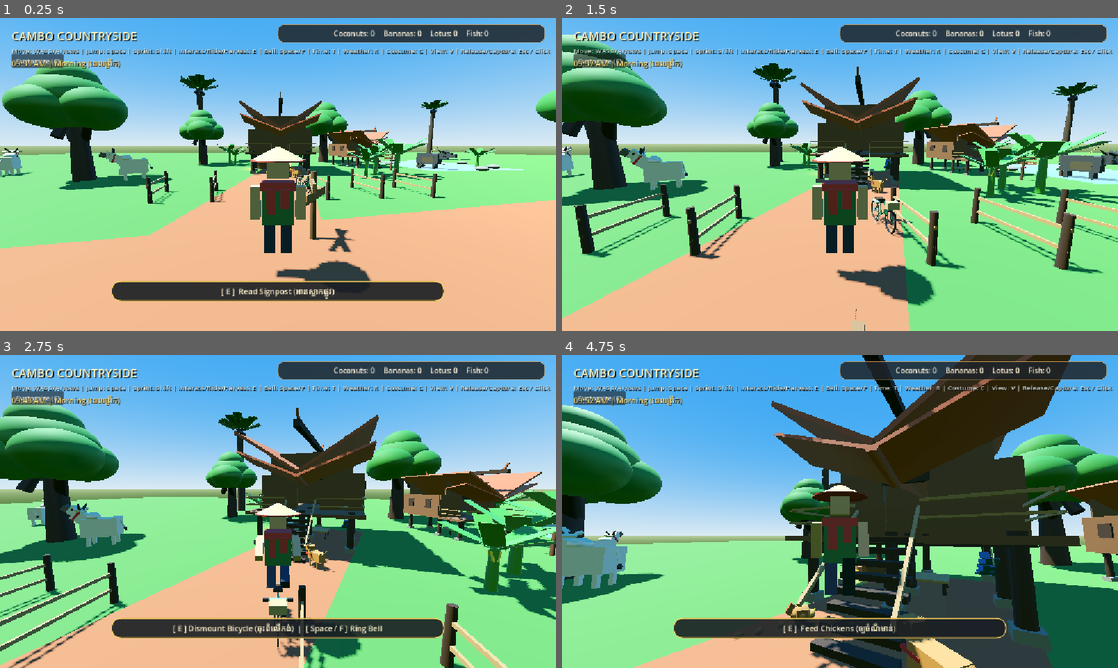
Above: before the commit, frames 1-4 (two rows, left to right).
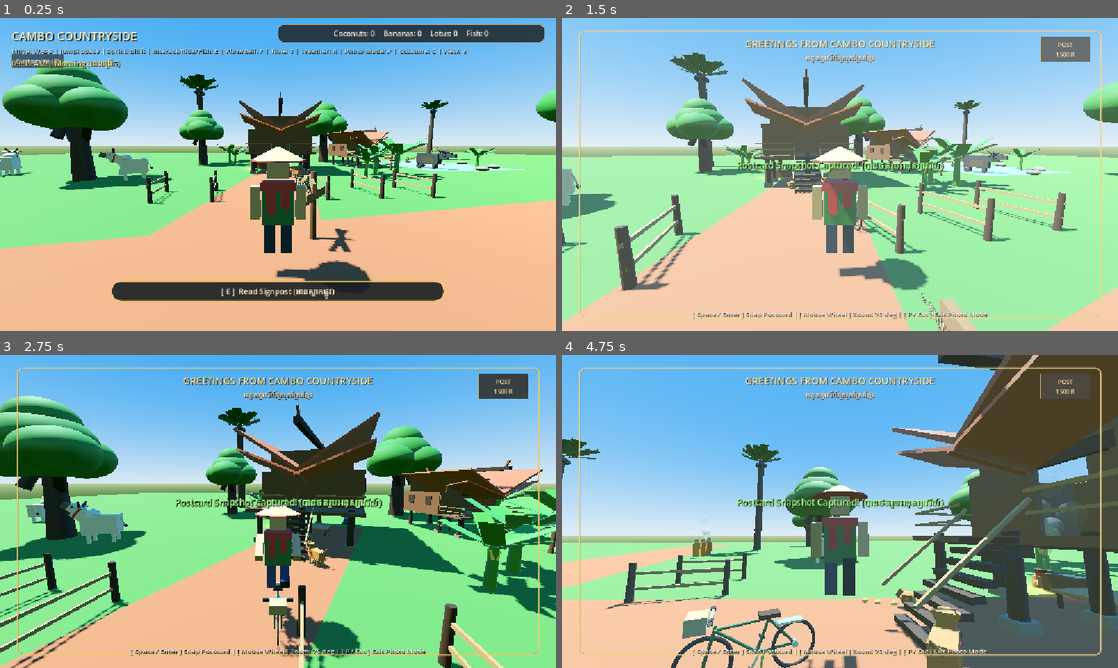
Above: after the commit, the same moments.

Repository: sreylinpo4-oss/cambo-countryside
Game: Godot game, scene res://Main.tscn
The game is run twice, just before and just after one commit, with the same random seed, the same clock (stepped at 60 frames per second) and the same inputs.
Inputs (mouse positions are in pixels of both pictures, inside the frame that each line leads up to):
- Up to frame 1 (0.25 s): no input
- Up to frame 2 (1.5 s): tap Enter (ui_accept) at 0.5, 0.77, 1.07 s; move the mouse to (867, 174) at 0.52 s; hold Space 0.53-1.28 s; hold Up (ui_up) from 0.53 s (still down); tap P at 0.6 s; click (867, 174) at 0.67 s; move the mouse to (812, 174) at 1.27 s; tap Space at 1.35 s; click (812, 174) at 1.42 s
- Up to frame 3 (2.75 s): keep holding Up (ui_up); tap Enter (ui_accept) at 1.52, 1.82 s; tap F at 1.55, 2.1 s; move the mouse to (289, 505) at 2.02 s; click (289, 505) at 2.17 s; tap E at 2.3 s
- Up to frame 4 (4.75 s): move the mouse to (834, 517) at 2.77 s; tap E at 2.85 s; click (834, 517) at 2.92 s; tap Enter (ui_accept) at 3.02, 3.32, 3.77, 4.07, 4.52 s; tap C at 3.05, 3.5, 3.6 s; move the mouse to (1006, 558) at 3.52 s; release Up (ui_up) at 3.53 s; hold Left (ui_left) 3.53-4.28 s; click (1006, 558) at 3.67 s; tap P at 3.8, 4.35 s; tap Escape (ui_cancel) at 4.15 s; move the mouse to (795, 508) at 4.27 s; hold Up (ui_up) from 4.28 s (still down); click (795, 508) at 4.42 s; tap Space at 4.55 s

The runs differ from the first frame. In frame 1, 1.1% of the frame differs, in the area x 9-100%, y 9-48%; in frame 2, 93%, in the area x 0-100%, y 0-100%; in frame 3, 27%; in frame 4, 81%.
Error in both runs: Stack overflow. Check for infinite recursion in your script. (res://scripts/bicycle.gd:64)

Commit message:
Step 6: Water Buffalo rice plow mechanics with mud audio and Countryside Photo Postcard Mode

Diff:
--- a/main.gd
+++ b/main.gd
@@ -113,7 +113,7 @@
 	var hint = vbox.get_node_or_null("HintLabel") as Label
 	if hint:
 		hint.mouse_filter = Control.MOUSE_FILTER_IGNORE
-		hint.text = "Move: WASD/Arrows | Jump: Space | Sprint: Shift | Interact/Ride/Harvest: E | Bell: Space/F | Time: T | Weather: R | Costume: C | View: V | Release/Capture: Esc / Click"
+		hint.text = "Move: WASD | Jump: Space | Sprint: Shift | Interact/Ride/Fish: E | Plow/Bell: F | Time: T | Weather: R | Photo Mode: P | Costume: C | View: V"
 
 
 func _spawn_bicycle() -> void:
--- a/player.gd
+++ b/player.gd
@@ -116,6 +116,10 @@
 # Active Food Buffs, Fishing & Cooking State
 var is_cooking: bool = false
 var is_fishing: bool = false
+var is_photo_mode: bool = false
+var photo_ui: CanvasLayer = null
+var photo_zoom_label: Label = null
+var saved_camera_fov: float = 75.0
 var speed_buff_timer: float = 0.0
 var speed_buff_mult: float = 1.0
 var jump_buff_timer: float = 0.0
@@ -685,10 +689,32 @@
 			release_mouse()
 			return
 
+	# Photo Mode Input Handling
+	if is_photo_mode:
+		if event is InputEventMouseButton and event.pressed:
+			if event.button_index == MOUSE_BUTTON_WHEEL_UP:
+				camera.fov = clampf(camera.fov - 4.0, 25.0, 95.0)
+				_update_photo_zoom_ui()
+				return
+			elif event.button_index == MOUSE_BUTTON_WHEEL_DOWN:
+				camera.fov = clampf(camera.fov + 4.0, 25.0, 95.0)
+				_update_photo_zoom_ui()
+				return
+		if event is InputEventKey and event.pressed and not event.echo:
+			if event.keycode == KEY_P or event.is_action_pressed("ui_cancel"):
+				toggle_photo_mode()
+				return
+			elif event.keycode == KEY_SPACE or event.keycode == KEY_ENTER:
+				take_photo_snapshot()
+				return
+
 	# C key to toggle customization menu
 	if event is InputEventKey and event.pressed and not event.echo:
 		if event.keycode == KEY_C:
 			toggle_customization()
+			return
+		elif event.keycode == KEY_P:
+			toggle_photo_mode()
 			return
 		elif event.keycode == KEY_E:
 			# Interact or Dismount
@@ -1126,3 +1152,181 @@
 	if old_veh is Node3D:
 		global_position = old_veh.global_position + old_veh.transform.basis.x * 1.5
 		global_position.y = maxf(global_position.y, 0.5)
+
+
+# -------------------------------------------------------------
+# COUNTRYSIDE PHOTO / POSTCARD MODE (THOT ROUB / ថតរូប)
+# -------------------------------------------------------------
+func toggle_photo_mode() -> void:
+	is_photo_mode = not is_photo_mode
+
+	if is_photo_mode:
+		saved_camera_fov = camera.fov
+
+		# Hide player customization UI
+		if custom_ui:
+			custom_ui.visible = false
+
+		# Hide world HUD
+		var parent_node = get_parent()
+		if parent_node:
+			var hud = parent_node.get_node_or_null("HUD")
+			if hud:
+				hud.visible = false
+
+		_create_photo_postcard_overlay()
+	else:
+		if photo_ui:
+			photo_ui.queue_free()
+			photo_ui = null
+
+		if custom_ui:
+			custom_ui.visible = true
+
+		var parent_node = get_parent()
+		if parent_node:
+			var hud = parent_node.get_node_or_null("HUD")
+			if hud:
+				hud.visible = true
+
+		if camera:
+			camera.fov = saved_camera_fov
+
+
+func _create_photo_postcard_overlay() -> void:
+	if photo_ui:
+		photo_ui.queue_free()
+
+	photo_ui = CanvasLayer.new()
+	photo_ui.name = "PhotoPostcardOverlay"
+	add_child(photo_ui)
+
+	# Golden Postcard Inset Border
+	var border := Panel.new()
+	var style := StyleBoxFlat.new()
+	style.bg_color = Color(0, 0, 0, 0)
+	style.border_width_left = 3
+	style.border_width_top = 3
+	style.border_width_right = 3
+	style.border_width_bottom = 3
+	style.border_color = Color(0.92, 0.78, 0.45, 0.85) # Royal gold border
+	style.set_corner_radius_all(12)
+	border.add_theme_stylebox_override("panel", style)
+	border.mouse_filter = Control.MOUSE_FILTER_IGNORE
+	border.set_anchors_preset(Control.PRESET_FULL_RECT)
+	border.anchor_left = 0.03
+	border.anchor_right = 0.97
+	border.anchor_top = 0.04
+	border.anchor_bottom = 0.96
+	photo_ui.add_child(border)
+
+	# Top Center: Postcard Header
+	var title_vbox := VBoxContainer.new()
+	title_vbox.mouse_filter = Control.MOUSE_FILTER_IGNORE
+	title_vbox.set_anchors_preset(Control.PRESET_CENTER_TOP)
+	title_vbox.anchor_left = 0.2
+	title_vbox.anchor_right = 0.8
+	title_vbox.anchor_top = 0.06
+	photo_ui.add_child(title_vbox)
+
+	var title := Label.new()
+	title.text = "GREETINGS FROM CAMBO COUNTRYSIDE"
+	title.horizontal_alignment = HORIZONTAL_ALIGNMENT_CENTER
+	title.add_theme_font_size_override("font_size", 20)
+	title.add_theme_color_override("font_color", Color(1.0, 0.92, 0.65))
+	title.add_theme_color_override("font_shadow_color", Color(0, 0, 0, 0.85))
+	title.add_theme_constant_override("shadow_offset_x", 1)
+	title.add_theme_constant_override("shadow_offset_y", 1)
+	title_vbox.add_child(title)
+
+	var subtitle := Label.new()
+	subtitle.text = "អនុស្សាវរីយ៍ស្រុកស្រែខ្មែរ"
+	subtitle.horizontal_alignment = HORIZONTAL_ALIGNMENT_CENTER
+	subtitle.add_theme_font_size_override("font_size", 15)
+	subtitle.add_theme_color_override("font_color", Color(0.95, 0.88, 0.75))
+	subtitle.add_theme_color_override("font_shadow_color", Color(0, 0, 0, 0.85))
+	title_vbox.add_child(subtitle)
+
+	# Top Right: Postcard Stamp
+	var stamp := PanelContainer.new()
+	var stamp_style := StyleBoxFlat.new()
+	stamp_style.bg_color = Color(0.18, 0.16, 0.14, 0.85)
+	stamp_style.border_width_left = 1
+	stamp_style.border_width_top = 1
+	stamp_style.border_width_right = 1
+	stamp_style.border_width_bottom = 1
+	stamp_style.border_color = Color(0.9, 0.7, 0.35, 0.9)
+	stamp_style.set_content_margin_all(8)
+	stamp.add_theme_stylebox_override("panel", stamp_style)
+	stamp.set_anchors_preset(Control.PRESET_TOP_RIGHT)
+	stamp.anchor_left = 0.86
+	stamp.anchor_right = 0.95
+	stamp.anchor_top = 0.06
+	stamp.anchor_bottom = 0.14
+	photo_ui.add_child(stamp)
+
+	var stamp_lbl := Label.new()
+	stamp_lbl.text = "POST\n1500 R"
+	stamp_lbl.horizontal_alignment = HORIZONTAL_ALIGNMENT_CENTER
+	stamp_lbl.add_theme_font_size_override("font_size", 12)
+	stamp_lbl.add_theme_color_override("font_color", Color(0.95, 0.85, 0.6))
+	stamp.add_child(stamp_lbl)
+
+	# Bottom Center: Instruction & Zoom Bar
+	photo_zoom_label = Label.new()
+	photo_zoom_label.name = "PhotoControlsLabel"
+	photo_zoom_label.horizontal_alignment = HORIZONTAL_ALIGNMENT_CENTER
+	photo_zoom_label.add_theme_font_size_override("font_size", 14)
+	photo_zoom_label.add_theme_color_override("font_color", Color(1.0, 0.95, 0.85))
+	photo_zoom_label.add_theme_color_override("font_shadow_color", Color(0, 0, 0, 0.9))
+	photo_zoom_label.add_theme_constant_override("shadow_offset_x", 1)
+	photo_zoom_label.add_theme_constant_override("shadow_offset_y", 1)
+	photo_zoom_label.set_anchors_preset(Control.PRESET_CENTER_BOTTOM)
+	photo_zoom_label.anchor_left = 0.15
+	photo_zoom_label.anchor_right = 0.85
+	photo_zoom_label.anchor_bottom = 0.93
+	photo_ui.add_child(photo_zoom_label)
+
+	_update_photo_zoom_ui()
+
+
+func _update_photo_zoom_ui() -> void:
+	if photo_zoom_label:
+		photo_zoom_label.text = "[ Space / Enter ] Snap Postcard | [ Mouse Wheel ] Zoom: %d deg | [ P / Esc ] Exit Photo Mode" % int(camera.fov)
+
+
+func take_photo_snapshot() -> void:
+	AudioSynth.play("shutter", 3.0)
+
+	if not photo_ui:
+		return
+
+	# Camera flash effect
+	var flash := ColorRect.new()
+	flash.color = Color(1.0, 1.0, 1.0, 0.88)
+	flash.set_anchors_preset(Control.PRESET_FULL_RECT)
+	photo_ui.add_child(flash)
+
+	var tw = photo_ui.create_tween()
+	tw.tween_property(flash, "modulate:a", 0.0, 0.28).set_trans(Tween.TRANS_QUAD).set_ease(Tween.EASE_OUT)
+	tw.tween_callback(flash.queue_free)
+
+	# Snapshot confirmation toast
+	var toast := Label.new()
+	toast.text = "Postcard Snapshot Captured! (បានថតរូបអនុស្សាវរីយ៍)"
+	toast.horizontal_alignment = HORIZONTAL_ALIGNMENT_CENTER
+	toast.add_theme_font_size_override("font_size", 18)
+	toast.add_theme_color_override("font_color", Color(0.65, 1.0, 0.55))
+	toast.add_theme_color_override("font_shadow_color", Color(0, 0, 0, 0.9))
+	toast.add_theme_constant_override("shadow_offset_x", 1)
+	toast.add_theme_constant_override("shadow_offset_y", 1)
+	toast.set_anchors_preset(Control.PRESET_CENTER)
+	toast.anchor_left = 0.2
+	toast.anchor_right = 0.8
+	toast.anchor_top = 0.45
+	photo_ui.add_child(toast)
+
+	var t_tw = photo_ui.create_tween()
+	t_tw.tween_interval(2.5)
+	t_tw.tween_property(toast, "modulate:a", 0.0, 0.8)
+	t_tw.tween_callback(toast.queue_free)
--- a/scripts/audio_synth.gd
+++ b/scripts/audio_synth.gd
@@ -33,6 +33,8 @@
 	sound_cache["cast"] = _synth_cast()
 	sound_cache["bark"] = _synth_dog_bark()
 	sound_cache["blessing"] = _synth_blessing()
+	sound_cache["mud"] = _synth_mud_plow()
+	sound_cache["shutter"] = _synth_camera_shutter()
 
 	# Create pool of AudioStreamPlayers
 	for i in range(8):
@@ -648,3 +650,65 @@
 	var wav = _build_wav(total_samples)
 	wav.data = data
 	return wav
+
+
+static func _synth_mud_plow() -> AudioStreamWAV:
+	# Wet mud squelch and water churn of rice paddy plow
+	var duration = 0.42
+	var total_samples = int(MIX_RATE * duration)
+	var data = PackedByteArray()
+	data.resize(total_samples * 2)
+
+	var last_noise = 0.0
+	for i in range(total_samples):
+		var t = float(i) / MIX_RATE
+		var env = sin(PI * (t / duration))
+		var white = randf_range(-1.0, 1.0)
+		last_noise = (last_noise * 0.88) + (white * 0.12)
+
+		var bubble = sin(2.0 * PI * (90.0 + sin(t * 30.0) * 45.0) * t) * 0.35
+		var val = (last_noise * 0.6 + bubble * 0.4) * env * 0.55
+		val = clampf(val, -1.0, 1.0)
+		var ival = clampi(int(val * 28000.0), -32768, 32767)
+		var uval = ival if ival >= 0 else ival + 65536
+		data[i * 2] = uval & 0xFF
+		data[i * 2 + 1] = (uval >> 8) & 0xFF
+
+	var wav = _build_wav(total_samples)
+	wav.data = data
+	return wav
+
+
+static func _synth_camera_shutter() -> AudioStreamWAV:
+	# Dual-click mechanical camera shutter
+	var duration = 0.22
+	var total_samples = int(MIX_RATE * duration)
+	var data = PackedByteArray()
+	data.resize(total_samples * 2)
+
+	for i in range(total_samples):
+		var t = float(i) / MIX_RATE
+		var val = 0.0
+
+		# Click 1: Mirror flip (t = 0.0 to 0.04)
+		if t < 0.04:
+			var env1 = exp(-t * 120.0)
+			val += sin(2.0 * PI * 1800.0 * t) * env1 * 0.65
+			val += randf_range(-0.3, 0.3) * env1
+
+		# Click 2: Shutter curtain (t = 0.07 to 0.14)
+		if t >= 0.07 and t < 0.14:
+			var dt = t - 0.07
+			var env2 = exp(-dt * 90.0)
+			val += sin(2.0 * PI * 2400.0 * dt) * env2 * 0.75
+			val += randf_range(-0.35, 0.35) * env2
+
+		val = clampf(val, -1.0, 1.0)
+		var ival = clampi(int(val * 28000.0), -32768, 32767)
+		var uval = ival if ival >= 0 else ival + 65536
+		data[i * 2] = uval & 0xFF
+		data[i * 2 + 1] = (uval >> 8) & 0xFF
+
+	var wav = _build_wav(total_samples)
+	wav.data = data
+	return wav
--- a/scripts/buffalo.gd
+++ b/scripts/buffalo.gd
@@ -30,6 +30,10 @@
 var ear_swish: float = 0.0
 var rider: Node = null
 
+var plow_pivot: Node3D = null
+var is_plowing: bool = false
+var plow_mud_timer: float = 0.0
+
 # Interaction
 var is_interactable: bool = true
 var interact_prompt: String = "Ride Buffalo (ជិះក្របី)"
@@ -55,7 +59,7 @@
 		# Mount the buffalo!
 		rider = player
 		current_state = State.RIDDEN
-		interact_prompt = "Dismount Buffalo (ចុះពីលើក្របី)"
+		interact_prompt = "Dismount [E] | Toggle Rice Plow [F] (ភ្ជួរស្រែ)"
 		if player.has_method("mount_buffalo"):
 			player.mount_buffalo(self, rider_seat)
 		AudioSynth.play("moo", -2.0, 0.82)
@@ -65,6 +69,8 @@
 
 
 func dismount() -> void:
+	if is_plowing:
+		toggle_plow()
 	if rider and rider.has_method("dismount_vehicle"):
 		rider.dismount_vehicle()
 	rider = null
@@ -112,6 +118,13 @@
 		leg_bl.rotation_degrees.x = -sin(walk_time) * 22.0
 		leg_br.rotation_degrees.x = sin(walk_time) * 22.0
 		neck_pivot.rotation_degrees.x = sin(walk_time * 2.0) * 5.0
+
+		# Squelch mud if plowing
+		if is_plowing:
+			plow_mud_timer += delta
+			if plow_mud_timer >= 0.42:
+				plow_mud_timer = 0.0
+				AudioSynth.play("mud", -1.0, randf_range(0.92, 1.15))
 	else:
 		velocity.x = move_toward(velocity.x, 0, delta * 4.0)
 		velocity.z = move_toward(velocity.z, 0, delta * 4.0)
@@ -121,6 +134,41 @@
 		leg_br.rotation_degrees.x = lerp(leg_br.rotation_degrees.x, 0.0, delta * 5.0)
 
 	move_and_slide()
+
+
+func _unhandled_input(event: InputEvent) -> void:
+	if current_state == State.RIDDEN and rider != null:
+		if event is InputEventKey and event.pressed and not event.echo and event.keycode == KEY_F:
+			toggle_plow()
+
+
+func toggle_plow() -> void:
+	is_plowing = not is_plowing
+	if plow_pivot:
+		var tw = create_tween()
+		if is_plowing:
+			AudioSynth.play("mud", 2.0)
+			tw.tween_property(plow_pivot, "rotation_degrees:x", 16.0, 0.3)
+			ridden_speed = 2.2 # Heavy pulling in flooded paddy
+			_show_toast("Lowered Rice Plow! Plowing the field (ភ្ជួរស្រែ)")
+		else:
+			tw.tween_property(plow_pivot, "rotation_degrees:x", -15.0, 0.3)
+			ridden_speed = 3.2
+			_show_toast("Raised Rice Plow")
+
+
+func _show_toast(msg: String) -> void:
+	var label = Label3D.new()
+	label.text = msg
+	label.font_size = 28
+	label.billboard = BaseMaterial3D.BILLBOARD_ENABLED
+	label.position = global_position + Vector3(0, 2.2, 0)
+	get_parent().add_child(label)
+
+	var tw = create_tween()
+	tw.tween_property(label, "position:y", label.position.y + 1.0, 1.2)
+	tw.parallel().tween_property(label, "modulate:a", 0.0, 1.2)
+	tw.tween_callback(label.queue_free)
 
 
 func _pick_new_state() -> void:
@@ -327,6 +375,54 @@
 	tm.position = Vector3(0, -0.38, 0)
 	tail_pivot.add_child(tm)
 
+	# Traditional Cambodian Wooden Rice Plow (Angkoal / អង្គល់)
+	plow_pivot = Node3D.new()
+	plow_pivot.name = "PlowPivot"
+	plow_pivot.position = Vector3(0, 0.35, -1.25)
+	plow_pivot.rotation_degrees.x = -15.0 # Raised by default
+	torso.add_child(plow_pivot)
+
+	var mat_plow_wood := StandardMaterial3D.new()
+	mat_plow_wood.albedo_color = Color(0.42, 0.28, 0.16)
+	mat_plow_wood.roughness = 0.85
+
+	var mat_iron_blade := StandardMaterial3D.new()
+	mat_iron_blade.albedo_color = Color(0.22, 0.22, 0.25)
+	mat_iron_blade.roughness = 0.55
+
+	# Long angled beam extending backward
+	var beam := MeshInstance3D.new()
+	var beam_mesh := BoxMesh.new()
+	beam_mesh.size = Vector3(0.12, 0.12, 1.6)
+	beam.mesh = beam_mesh
+	beam.position = Vector3(0, -0.28, -0.7)
+	beam.rotation_degrees.x = -12.0
+	beam.material_override = mat_plow_wood
+	plow_pivot.add_child(beam)
+
+	# Iron plowshare blade at the bottom
+	var blade := MeshInstance3D.new()
+	var blade_mesh := BoxMesh.new()
+	blade_mesh.size = Vector3(0.35, 0.26, 0.45)
+	blade.mesh = blade_mesh
+	blade.position = Vector3(0, -0.65, -1.35)
+	blade.rotation_degrees.x = 22.0
+	blade.material_override = mat_iron_blade
+	plow_pivot.add_child(blade)
+
+	# Dual farmer control handles
+	for side in [-1.0, 1.0]:
+		var handle := MeshInstance3D.new()
+		var h_mesh := CylinderMesh.new()
+		h_mesh.top_radius = 0.025
+		h_mesh.bottom_radius = 0.035
+		h_mesh.height = 0.95
+		handle.mesh = h_mesh
+		handle.position = Vector3(side * 0.25, -0.15, -1.3)
+		handle.rotation_degrees = Vector3(28.0, 0, side * 15.0)
+		handle.material_override = mat_plow_wood
+		plow_pivot.add_child(handle)
+
 	# 4 Sturdy Legs
 	leg_fl = _make_sturdy_leg(Vector3(-0.48, 0.7, 0.75), mat_skin, mat_horn)
 	leg_fr = _make_sturdy_leg(Vector3(0.48, 0.7, 0.75), mat_skin, mat_horn)
